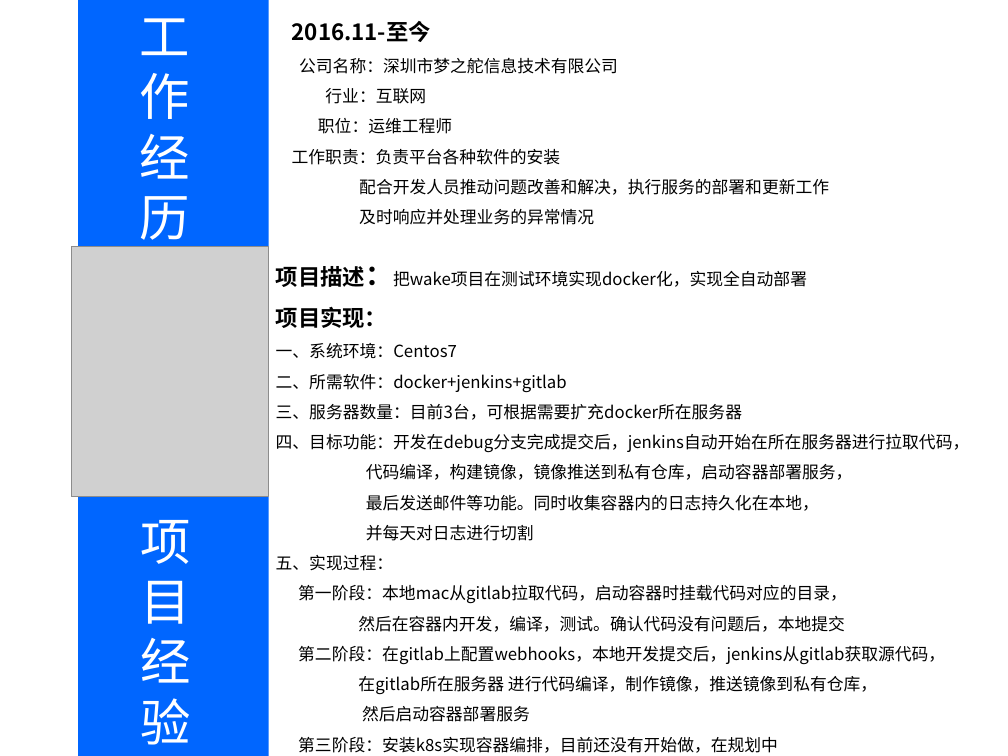
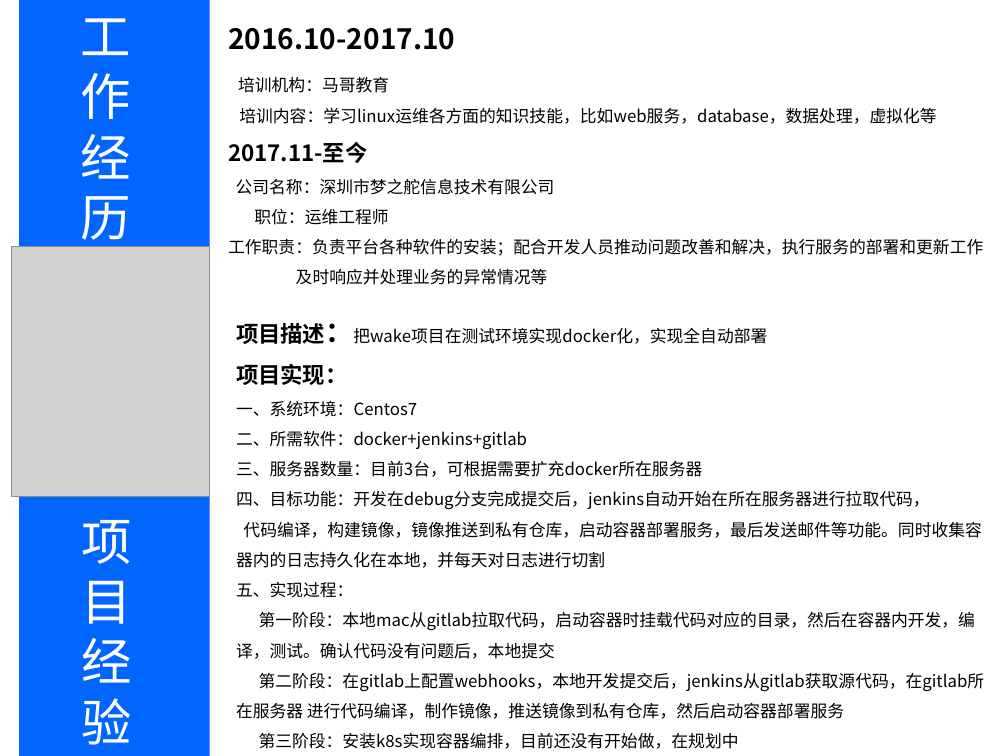
Before and after one commit to 641025266/resume, a slide deck: slide 2 of linux运维工程师-陈浩-重庆大学.ppt. Drawn at 1008x756 pixels with LibreOffice and Linux fonts; fonts in the diff are those of the drawing; grey boxes stand for pictures. Boxes give left, top, right and bottom in pixels: in the first picture for what was removed or moved away, otherwise in the second. Text is boxed around its words. In the diff, an @@ line names an element or a change of style, - is before the commit and + after.

```diff
--- a/linux运维工程师-陈浩-重庆大学.ppt
+++ b/linux运维工程师-陈浩-重庆大学.ppt
@@ text "2016.10-2017.10": place and size @@
-text "2016.10-2017.10" at [292,21,829,225]
+text "2016.10-2017.10" at [228,28,983,285]
@@ text at [228,28,936,163]: text changed; size 16 to 12 pt; bold off @@
-2016.11-至今
+2016.10-2017.10
+培训机构：马哥教育
+培训内容：学习linux运维各方面的知识技能，比如web服务，database，数据处理，虚拟化等
+2017.11-至今
@@ text at [325,88,426,104]: paragraph removed @@
-行业：互联网
@@ text at [228,239,983,285]: text changed @@
-工作职责：负责平台各种软件的安装
-配合开发人员推动问题改善和解决，执行服务的部署和更新工作
-及时响应并处理业务的异常情况
+工作职责：负责平台各种软件的安装；配合开发人员推动问题改善和解决，执行服务的部署和更新工作
+及时响应并处理业务的异常情况等
@@ text "项目描述：把wake项目在测试环境实现docker化，实现全自动部署": place and size @@
-text "项目描述：把wake项目在测试环境实现docker化，实现全自动部署" at [276,266,970,753]
+text "项目描述：把wake项目在测试环境实现docker化，实现全自动部署" at [236,323,985,749]
@@ 2 texts, 2 rectangles, 1 picture: place and size @@
-2 texts, 2 rectangles, 1 picture at [71,0,269,756]
+2 texts, 2 rectangles, 1 picture at [12,0,210,756]
@@ text at [236,522,981,568]: text changed @@
-代码编译，构建镜像，镜像推送到私有仓库，启动容器部署服务，
-最后发送邮件等功能。同时收集容器内的日志持久化在本地，
-并每天对日志进行切割
+代码编译，构建镜像，镜像推送到私有仓库，启动容器部署服务，最后发送邮件等功能。同时收集容器内的日志持久化在本地，并每天对日志进行切割
@@ text at [236,612,985,719]: text changed @@
-第一阶段：本地mac从gitlab拉取代码，启动容器时挂载代码对应的目录，
-然后在容器内开发，编译，测试。确认代码没有问题后，本地提交
-第二阶段：在gitlab上配置webhooks，本地开发提交后，jenkins从gitlab获取源代码，
-在gitlab所在服务器 进行代码编译，制作镜像，推送镜像到私有仓库，
-然后启动容器部署服务
+第一阶段：本地mac从gitlab拉取代码，启动容器时挂载代码对应的目录，然后在容器内开发，编译，测试。确认代码没有问题后，本地提交
+第二阶段：在gitlab上配置webhooks，本地开发提交后，jenkins从gitlab获取源代码，在gitlab所在服务器 进行代码编译，制作镜像，推送镜像到私有仓库，然后启动容器部署服务
```
Also in this commit, not shown: 2 other slides changed, 1 other file.
